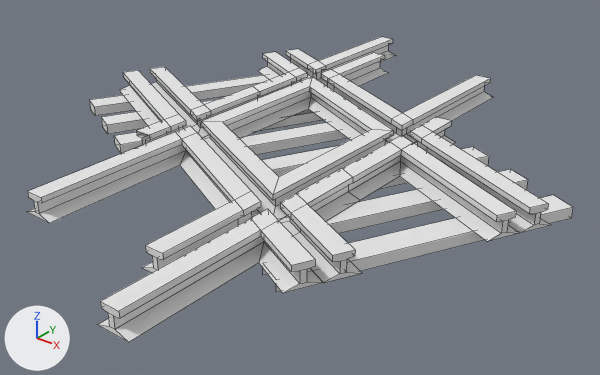
The OBJ model models/advtrains_dtrack_xing90plusx_tieless_60r.obj, before and after one commit.
One viewpoint serves both versions: a camera (50 mm lens) standing at (2.25, -2.79, 1.06) and looking at (0.07, -0.06, -0.63). The axes (+X, +Y, +Z) are drawn at lower left. The lights are the same throughout. Mesh edges are drawn as thin lines. Where no turn or scale is listed for an object, it has been applied to the vertices. Vertices at the same position are counted once.

Before the edit, the objects in view are built like this:
```python
me_60_90r_cube_080 = bpy.data.meshes.new('60-90r_Cube.080')
me_60_90r_cube_080.from_pydata(...)  # 539 vertices, 419 faces, 4 loose edges; spans x -1.26..1.26, y -1.5..1.5, z -0.51..-0.36
# faces by material slot: [33, 386]
me_60_90r_cube_080.materials.append(mat_sleepers)  # white #e7e7e7
me_60_90r_cube_080.materials.append(mat_rails)  # white #e7e7e7
ob_60_90r_cube_080 = bpy.data.objects.new('60-90r_Cube.080', me_60_90r_cube_080)
ob_60_90r_cube_080.location = (0.0, 0.0, 0.0)
```
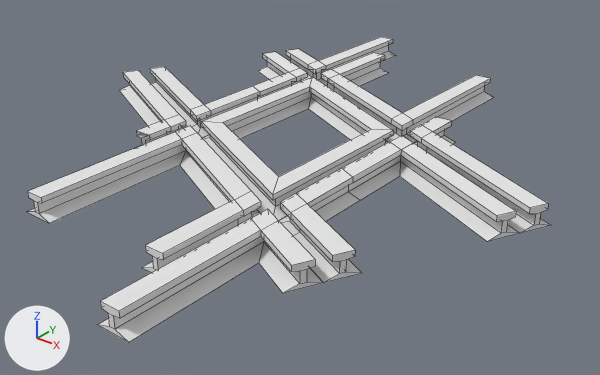
Patch to the scene script:
```diff
--- a/models/advtrains_dtrack_xing90plusx_tieless_60r.obj.py
+++ b/models/advtrains_dtrack_xing90plusx_tieless_60r.obj.py
@@ me_60_90r_cube_080 @@
 # used by ob_60_90r_cube_080; location = (0.0, 0.0, 0.0)
-me_60_90r_cube_080.from_pydata(...)  # 539 vertices, 419 faces, 4 loose edges; spans x -1.26..1.26, y -1.5..1.5, z -0.51..-0.36
+me_60_90r_cube_080.from_pydata(...)  # 468 vertices, 386 faces, 4 loose edges; spans x -1.25..1.25, y -1.5..1.5, z -0.46..-0.36
+# me_60_90r_cube_080 part 1: 8 loose pieces with 71 vertices, spanning x -1.26..1.26, y -0.95..0.95, z -0.51..-0.46, are deleted
 me_60_90r_cube_080.materials.append(mat_sleepers)
-me_60_90r_cube_080.materials.append(mat_rails)  # white #e7e7e7
```

Changed parts and their boxes (x1, y1, x2, y2) in the pictures (600 x 375 px):
'60-90r_Cube.080', reshaped: before (28, 37, 573, 342); after (28, 37, 551, 342)
part 1 of me_60_90r_cube_080, deleted: before (90, 75, 573, 292)
